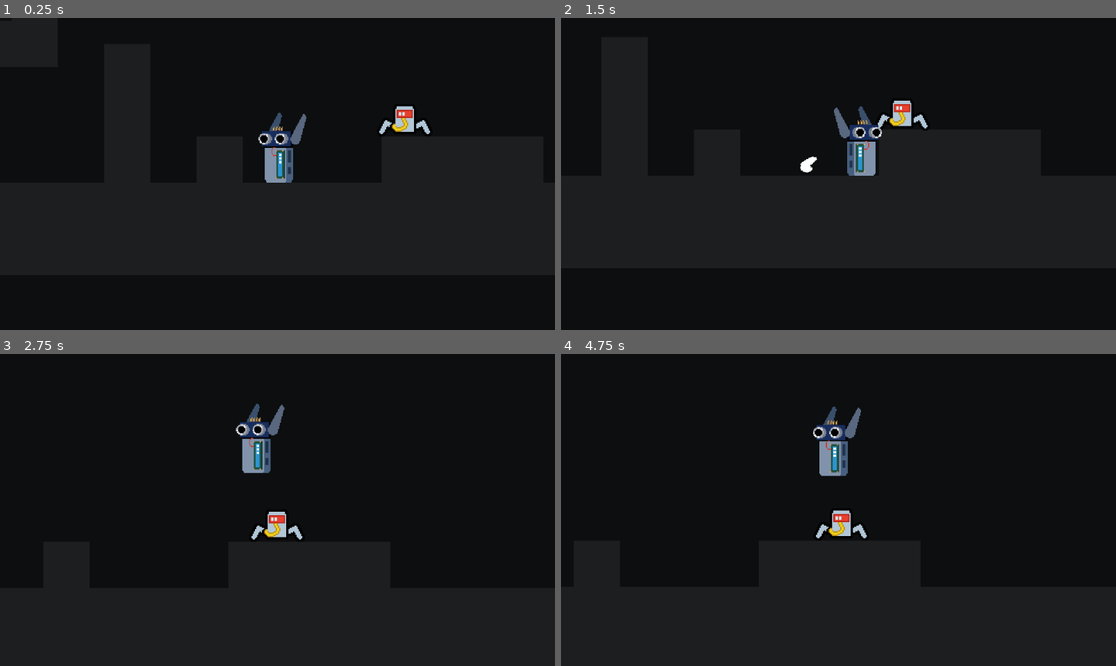
Above: before the commit, frames 1-4 (two rows, left to right).
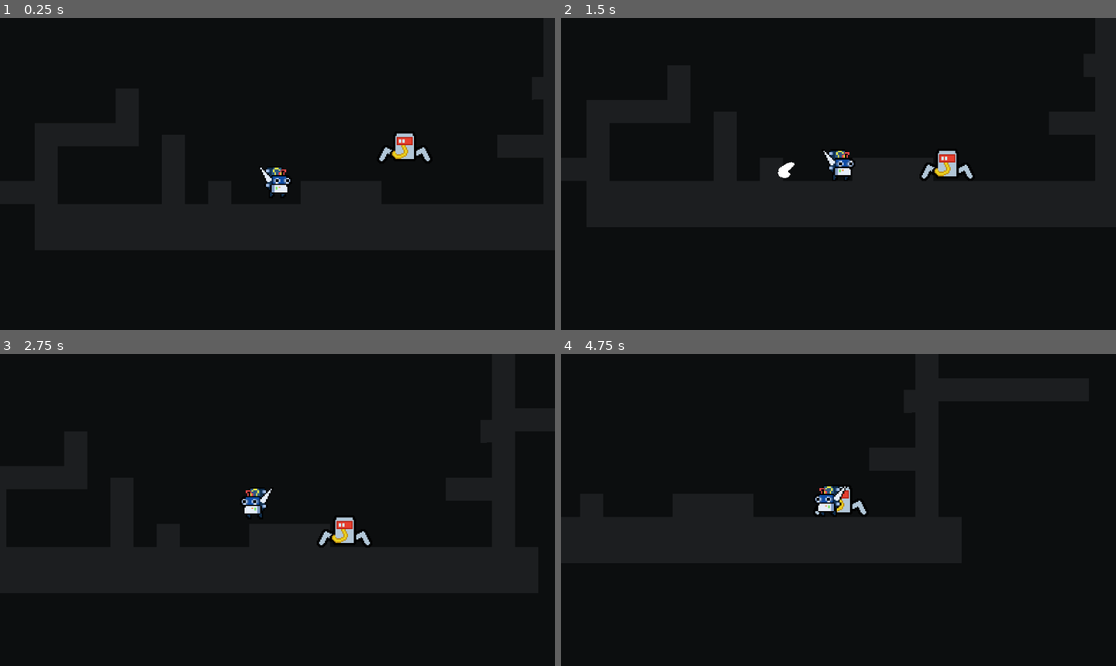
Above: after the commit, the same moments.

Repository: Gegbee/nano-game
Game: Godot game, scene res://Test/Test.tscn
The game is run twice, just before and just after one commit, with the same random seed, the same clock (stepped at 60 frames per second) and the same inputs. The project has no main scene, so this scene is started directly.
Inputs (mouse positions are in pixels of both pictures, inside the frame that each line leads up to):
- Up to frame 1 (0.25 s): no input
- Up to frame 2 (1.5 s): tap Enter (reset) at 0.5 s; move the mouse to (960, 158) at 0.52 s; hold W (up) 0.53-1.28 s; hold D (right) from 0.53 s (still down); move the mouse to (727, 189) at 1.27 s; click (727, 189) at 1.35 s
- Up to frame 3 (2.75 s): tap W (up) at 1.52, 1.55, 1.82, 2.3 s; move the mouse to (333, 441) at 2.02 s; release D (right) at 2.03 s; hold A (left) from 2.03 s (still down); hold Shift (crouch) from 2.03 s (still down)
- Up to frame 4 (4.75 s): move the mouse to (810, 572) at 2.77 s; release A (left) at 2.78 s; release Shift (crouch) at 2.78 s; hold D (right) 2.78-4.28 s; tap Space (dash) at 2.85 s; tap W (up) at 3.02, 3.05, 3.32, 4.35, 4.52 s; move the mouse to (1005, 556) at 3.52 s; hold W (up) 3.53-4.28 s; tap E (interact) at 3.6 s; move the mouse to (672, 463) at 4.27 s; hold A (left) from 4.28 s (still down)

The runs differ from the first frame. In frame 1, 2.1% of the frame differs, in the area x 46-78%, y 28-58%; in frame 2, 2.5%, in the area x 39-75%, y 26-53%; in frame 3, 2.3%; in frame 4, 2.0%.

Commit message:
my nuts 3

Diff:
--- a/CarmenGame/SidePlayer/SidePlayer.gd
+++ b/CarmenGame/SidePlayer/SidePlayer.gd
@@ -2,9 +2,9 @@
 
 var can_slide : bool = true
 
-const SPEED = 150
+const SPEED = 100
 const ACCEL = 2000
-const JUMP_SPEED = 300
+const JUMP_SPEED = 200
 
 const CAT_MAX_TIME = 0.3
 var cat_time : float = 0.0
@@ -76,14 +76,14 @@
 		vel.y = -JUMP_SPEED
 		can_jump = false
 	if !can_jump and Input.is_action_just_released("up"):
-		vel.y *= 0.7
+		vel.y *= 0.5
 
 	move(delta)
 
 	if vel.x > 0:
+		$Sprite.scale.x = 1
+	elif vel.x < 0:
 		$Sprite.scale.x = -1
-	elif vel.x < 0:
-		$Sprite.scale.x = 1
 
 	if melee != null:
 		if Input.is_action_just_pressed("attack_left"):
--- a/CarmenGame/SidePlayer/SidePlayer.tscn
+++ b/CarmenGame/SidePlayer/SidePlayer.tscn
@@ -1,17 +1,15 @@
-[gd_scene load_steps=9 format=2]
+[gd_scene load_steps=7 format=2]
 
 [ext_resource path="res://SidePlayer/SidePlayer.gd" type="Script" id=1]
-[ext_resource path="res://SidePlayer/Body.png" type="Texture" id=2]
+[ext_resource path="res://SidePlayer/CharacterSpritemap.png" type="Texture" id=2]
 [ext_resource path="res://SidePlayer/CharacterConcept.png" type="Texture" id=3]
-[ext_resource path="res://SidePlayer/CharacterHead.png" type="Texture" id=4]
-[ext_resource path="res://SidePlayer/Ear.png" type="Texture" id=5]
 [ext_resource path="res://Abilities/Melee/Melee.tscn" type="PackedScene" id=6]
 
 [sub_resource type="RectangleShape2D" id=1]
-extents = Vector2( 11, 17 )
+extents = Vector2( 8, 10 )
 
 [sub_resource type="RectangleShape2D" id=2]
-extents = Vector2( 43, 15 )
+extents = Vector2( 30, 10 )
 
 [node name="SidePlayer" type="KinematicBody2D"]
 collision_layer = 2
@@ -20,7 +18,7 @@
 melee = NodePath("Melee")
 
 [node name="CollisionShape2D" type="CollisionShape2D" parent="."]
-position = Vector2( 0, -17 )
+position = Vector2( 0, -10 )
 shape = SubResource( 1 )
 
 [node name="Camera2D" type="Camera2D" parent="."]
@@ -34,80 +32,81 @@
 position = Vector2( 17, -19 )
 texture = ExtResource( 3 )
 
-[node name="Sprite" type="Node2D" parent="."]
-
-[node name="Body" type="Node2D" parent="Sprite"]
-position = Vector2( 1, 0 )
-
-[node name="Polygon2D" type="Polygon2D" parent="Sprite/Body"]
-visible = false
-color = Color( 0.443137, 0.498039, 0.596078, 1 )
-polygon = PoolVector2Array( -8, -24, -8, -9, -6, -7, 7, -7, 7, -24 )
-
-[node name="Polygon2D2" type="Polygon2D" parent="Sprite/Body"]
-visible = false
-position = Vector2( -2, 0 )
-color = Color( 0.286275, 0.380392, 0.501961, 1 )
-polygon = PoolVector2Array( 7, -24, 7, -8, 8, -7, 9, -7, 11, -9, 11, -24 )
-
-[node name="Sprite" type="Sprite" parent="Sprite/Body"]
-position = Vector2( 0, -12.375 )
-scale = Vector2( 0.573529, 0.825 )
-texture = ExtResource( 2 )
-
-[node name="Head" type="Node2D" parent="Sprite"]
-
-[node name="Polygon2D" type="Polygon2D" parent="Sprite/Head"]
-visible = false
-color = Color( 0.117647, 0.211765, 0.533333, 1 )
-polygon = PoolVector2Array( -11, -25, -12, -26, -12, -34, 7, -34, 7, -26, 11, -26, 10, -25 )
-
-[node name="Sprite" type="Sprite" parent="Sprite/Head"]
-scale = Vector2( 0.625, 0.640625 )
-texture = ExtResource( 4 )
-offset = Vector2( -2, -47 )
-
-[node name="Ear1" type="Node2D" parent="Sprite"]
-position = Vector2( 10, -29 )
-__meta__ = {
-"_edit_group_": true
-}
-
-[node name="Polygon2D" type="Polygon2D" parent="Sprite/Ear1"]
-visible = false
-polygon = PoolVector2Array( -3, -1, -3, 2, -2, 3, 1, 3, 2, 2, 9, -16, 9, -19 )
-
-[node name="Sprite" type="Sprite" parent="Sprite/Ear1"]
-self_modulate = Color( 0.443137, 0.498039, 0.596078, 1 )
-scale = Vector2( 0.6, 0.552632 )
-texture = ExtResource( 5 )
-offset = Vector2( 8, -14 )
-
-[node name="Ear2" type="Node2D" parent="Sprite"]
-position = Vector2( -7, -30 )
-z_index = -1
-__meta__ = {
-"_edit_group_": true
-}
-
-[node name="Sprite" type="Sprite" parent="Sprite/Ear2"]
-self_modulate = Color( 0.286275, 0.380392, 0.501961, 1 )
-scale = Vector2( 0.6, 0.552632 )
-texture = ExtResource( 5 )
-offset = Vector2( 8, -14 )
-
-[node name="Polygon2D" type="Polygon2D" parent="Sprite/Ear2"]
-visible = false
-polygon = PoolVector2Array( -3, -1, -3, 2, -2, 3, 1, 3, 2, 2, 9, -16, 9, -19 )
-
 [node name="DashTimer" type="Timer" parent="."]
 one_shot = true
 
 [node name="Melee" parent="." instance=ExtResource( 6 )]
 
 [node name="NPCDetection" type="Area2D" parent="."]
+__meta__ = {
+"_edit_group_": true
+}
 
 [node name="CollisionShape2D" type="CollisionShape2D" parent="NPCDetection"]
-position = Vector2( 0, -15 )
+visible = false
+position = Vector2( 0, -10 )
 shape = SubResource( 2 )
+
+[node name="Sprite" type="Node2D" parent="."]
+
+[node name="Leg1" type="Node2D" parent="Sprite"]
+position = Vector2( -5, -4 )
+__meta__ = {
+"_edit_group_": true
+}
+
+[node name="Leg1" type="Sprite" parent="Sprite/Leg1"]
+position = Vector2( 3, -3 )
+texture = ExtResource( 2 )
+vframes = 4
+hframes = 4
+frame = 4
+
+[node name="Leg2" type="Node2D" parent="Sprite"]
+position = Vector2( 3, -4 )
+__meta__ = {
+"_edit_group_": true
+}
+
+[node name="Leg2" type="Sprite" parent="Sprite/Leg2"]
+position = Vector2( 3, -3 )
+texture = ExtResource( 2 )
+vframes = 4
+hframes = 4
+frame = 4
+
+[node name="Backpack" type="Sprite" parent="Sprite"]
+position = Vector2( -2, -14 )
+texture = ExtResource( 2 )
+vframes = 4
+hframes = 4
+frame = 6
+
+[node name="Head" type="Sprite" parent="Sprite"]
+position = Vector2( 3, -16 )
+texture = ExtResource( 2 )
+vframes = 4
+hframes = 4
+frame = 1
+
+[node name="Body" type="Sprite" parent="Sprite"]
+position = Vector2( 3, -11 )
+texture = ExtResource( 2 )
+vframes = 4
+hframes = 4
+frame = 5
+
+[node name="Ear" type="Node2D" parent="Sprite"]
+position = Vector2( -6, -13 )
+__meta__ = {
+"_edit_group_": true
+}
+
+[node name="Ear" type="Sprite" parent="Sprite/Ear"]
+position = Vector2( 0, -5 )
+texture = ExtResource( 2 )
+vframes = 4
+hframes = 4
+
+[node name="AnimationPlayer" type="AnimationPlayer" parent="."]
 [connection signal="timeout" from="DashTimer" to="." method="_on_DashTimer_timeout"]
--- a/CarmenGame/Test/Test.tscn
+++ b/CarmenGame/Test/Test.tscn
@@ -14,7 +14,7 @@
 [node name="ScreenShaders" parent="." instance=ExtResource( 4 )]
 
 [node name="StaticBody2D" type="StaticBody2D" parent="."]
-scale = Vector2( 4, 4 )
+scale = Vector2( 2, 2 )
 
 [node name="CollisionPolygon2D" type="CollisionPolygon2D" parent="StaticBody2D"]
 script = ExtResource( 2 )
Binary file added: CarmenGame/SidePlayer/CharacterSpritemap.png
Not shown, added: CarmenGame/SidePlayer/CharacterSpritemap.png.import
Not shown, changed: Assets/CharacterConcept.ase
Not shown, changed: Assets/GameConcept.ase
Not shown, added: Assets/GameConcept.png
